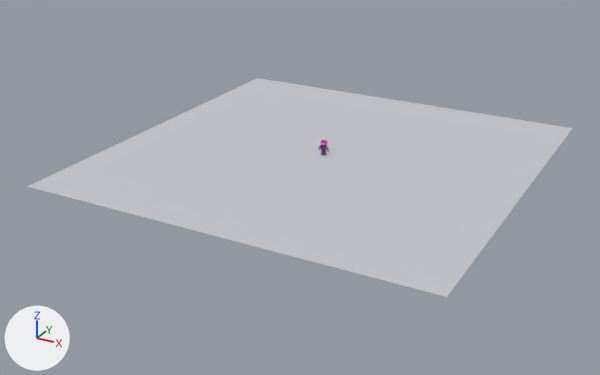
One commit to the Blender file brand/logan/logan.blend: the scene before it, then after it.
Before and after are seen from a 50 mm camera at (176.0, -344.0, 152.0) aimed at (-7.0, -13.0, -14.0). The axes (+X, +Y, +Z) are drawn at lower left. The lights are the same throughout. The older version comes first.

The first picture shows 'Studio / floor'.
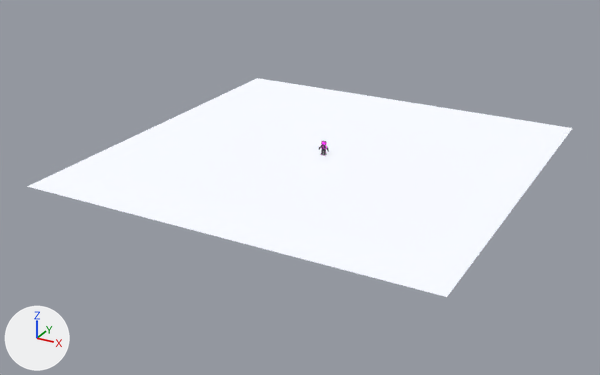
Not visible in the pictures: 'Jacket / right lapel', 'Shoulder / swivel.L', 'Shoulder / fitted cap.L', 'Shoulder / swivel.R', 'Shoulder / fitted cap.R', 'Sleeve / stepped panel.R'.

What changed in the scene script:
```text
Change mat_studio___warm_grey_002:
    mat_studio___warm_grey_002.emission_strength: 0.23 -> 1.2
Add me_sleeve___stepped_panel_r:
    me_sleeve___stepped_panel_r.from_pydata([(-1.348, -0.451, 4.759), (-1.194, -0.451, 4.566), (-1.039, -0.451, 4.372), (-1.357, -0.43, 4.719), (-1.215, -0.43, 4.541), (-1.072, -0.43, 4.362), (-1.487, -0.43, 4.575), (-1.341, -0.43, 4.391), (-1.194, -0.43, 4.208), (-1.656, -0.43, 4.379), (-1.508, -0.43, 4.193), (-1.783, -0.435, 4.233), (-1.632, -0.435, 4.045), (-1.897, -0.443, 4.106), (-1.802, -0.445, 3.843), (-1.968, -0.445, 4.026), (-1.908, -0.448, 3.715)], [], [(3, 4, 1, 0), (4, 5, 2, 1), (6, 7, 4, 3), (7, 8, 5, 4), (9, 10, 7, 6), (11, 12, 10, 9), (13, 14, 12, 11), (15, 16, 14, 13)])
    me_sleeve___stepped_panel_r.materials.append(mat_jacket___light_facet_002)
Change ob_headset___antenna:
    ob_headset___antenna.location: (1.4, 0.1, 6.8) -> (1.2, 0.1, 6.7)
Change ob_headset___antenna_lamp:
    ob_headset___antenna_lamp.location: (1.4, 0.1, 7.1) -> (1.2, 0.1, 6.9)
Change ob_jacket___torso:
    remove _m = ob_jacket___torso.modifiers.new('Machined edge', 'BEVEL')
    remove _m.width = 0.012
    remove _m.width_pct = 0.012
Change ob_collar___raised_band:
    where _m = ob_collar___raised_band.modifiers.new('Machined edge', 'BEVEL')
    _m.width: 0.012 -> 0.008
    _m.width_pct: 0.012 -> 0.008
Remove ob_jacket___right_lapel:
    ob_jacket___right_lapel = bpy.data.objects.new('Jacket / right lapel', me_jacket___right_lapel_002)
Change ob_logo___trail:
    ob_logo___trail.location: (-0.1, -0.8, 4.4) -> (-0.1, -0.8, 4.6)
Remove ob_shoulder___swivel_l:
    ob_shoulder___swivel_l = bpy.data.objects.new('Shoulder / swivel.L', me_cylinder_039)
Remove ob_shoulder___fitted_cap_l:
    ob_shoulder___fitted_cap_l = bpy.data.objects.new('Shoulder / fitted cap.L', me_shoulder___fitted_cap_l)
Remove ob_shoulder___swivel_r:
    ob_shoulder___swivel_r = bpy.data.objects.new('Shoulder / swivel.R', me_cylinder_046)
Remove ob_shoulder___fitted_cap_r:
    ob_shoulder___fitted_cap_r = bpy.data.objects.new('Shoulder / fitted cap.R', me_shoulder___fitted_cap_r)
Add ob_sleeve___stepped_panel_r:
    ob_sleeve___stepped_panel_r = bpy.data.objects.new('Sleeve / stepped panel.R', me_sleeve___stepped_panel_r)  # modifiers WEIGHTED_NORMAL
    ob_sleeve___stepped_panel_r.location = (0.0, 0.0, 0.0)
```

Boxes (x1, y1, x2, y2) around the edits, measured in the pictures (600 x 375 px):
'Studio / floor', surface changed (lighter)
    both: (27, 78, 573, 297)
